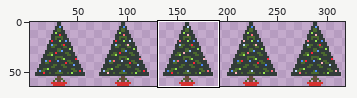
File history of a pixel-art file, assets/tree/tree_animation.aseprite. Above: a wide view before the commit, with the close-up outlined.
Close-up. Earlier state:
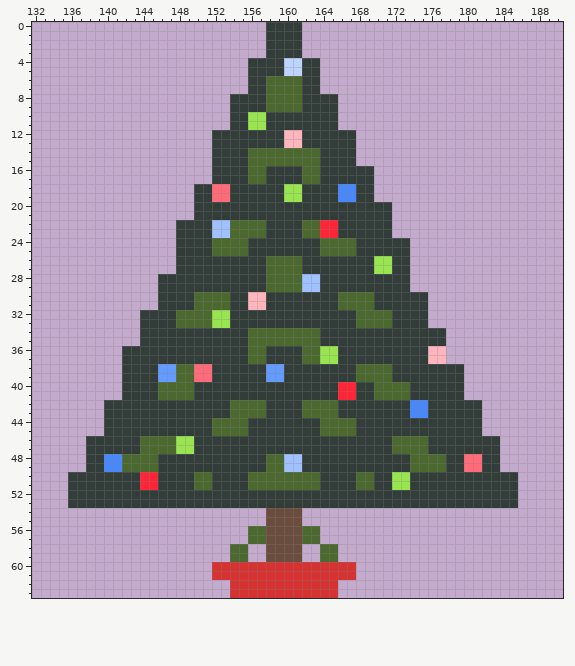
320x64 pixels, 1 frame. Shown: x 132..190, y 0..63. The wide view leaves out empty margins. The commit also changed other parts of the picture, which this record leaves out.
After the commit:
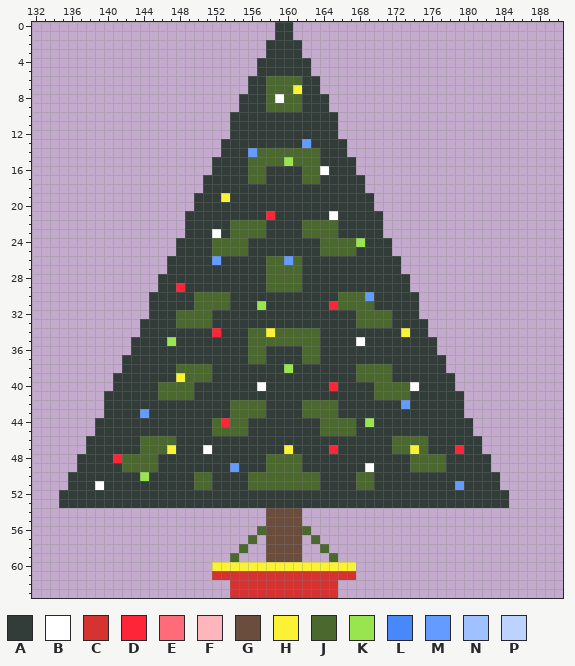
Palette (. is transparent): A #323c39  B #ffffff  C #d63232  D #ff2539  E #ff6b79  F #ffb5bc  G #6b4d3e  H #fbf236  J #4b692f  K #99e550  L #4888fa  M #639bff  N #9fc1ff  P #bcd4ff
Edits made:
layer "Layer 2" added
--- layers "Layer 2", "Layer 1"
@@ x 132..190 @@
- 0 ..........................AAAA.............................
- 1 ..........................AAAA.............................
+ 0 ...........................AA..............................
+ 1 ...........................AA..............................
  2 ..........................AAAA.............................
  3 ..........................AAAA.............................
- 4 ........................AAAAPPAA...........................
- 5 ........................AAAAPPAA...........................
+ 4 .........................AAAAAA............................
+ 5 .........................AAAAAA............................
  6 ........................AAJJJJAA...........................
- 7 ........................AAJJJJAA...........................
- 8 ......................AAAAJJJJAAAA.........................
- 9 ......................AAAAJJJJAAAA.........................
-10 ......................AAKKAAAAAAAA.........................
-11 ......................AAKKAAAAAAAA.........................
-12 ....................AAAAAAAAFFAAAAAA.......................
-13 ....................AAAAAAAAFFAAAAAA.......................
-14 ....................AAAAJJJJJJJJAAAA.......................
-15 ....................AAAAJJJJJJJJAAAA.......................
-16 ....................AAAAJJAAAAJJAAAAAA.....................
-17 ....................AAAAJJAAAAJJAAAAAA.....................
-18 ..................AAEEAAAAAAKKAAAALLAA.....................
-19 ..................AAEEAAAAAAKKAAAALLAA.....................
-20 ..................AAAAAAAAAAAAAAAAAAAAAA...................
-21 ..................AAAAAAAAAAAAAAAAAAAAAA...................
-22 ................AAAANNJJJJAAAAJJDDAAAAAA...................
-23 ................AAAANNJJJJAAAAJJDDAAAAAA...................
-24 ................AAAAJJJJAAAAAAAAJJJJAAAAAA.................
-25 ................AAAAJJJJAAAAAAAAJJJJAAAAAA.................
-26 ................AAAAAAAAAAJJJJAAAAAAAAKKAA.................
-27 ................AAAAAAAAAAJJJJAAAAAAAAKKAA.................
-28 ..............AAAAAAAAAAAAJJJJNNAAAAAAAAAA.................
-29 ..............AAAAAAAAAAAAJJJJNNAAAAAAAAAA.................
-30 ..............AAAAJJJJAAFFAAAAAAAAJJJJAAAAAA...............
-31 ..............AAAAJJJJAAFFAAAAAAAAJJJJAAAAAA...............
-32 ............AAAAJJJJKKAAAAAAAAAAAAAAJJJJAAAA...............
-33 ............AAAAJJJJKKAAAAAAAAAAAAAAJJJJAAAA...............
-34 ............AAAAAAAAAAAAJJJJJJJJAAAAAAAAAAAAAA.............
-35 ............AAAAAAAAAAAAJJJJJJJJAAAAAAAAAAAAAA.............
-36 ..........AAAAAAAAAAAAAAJJAAAAJJKKAAAAAAAAAAFF.............
-37 ..........AAAAAAAAAAAAAAJJAAAAJJKKAAAAAAAAAAFF.............
-38 ..........AAAAMMJJEEAAAAAAMMAAAAAAAAJJJJAAAAAAAA...........
-39 ..........AAAAMMJJEEAAAAAAMMAAAAAAAAJJJJAAAAAAAA...........
-40 ..........AAAAJJJJAAAAAAAAAAAAAAAADDAAJJJJAAAAAA...........
-41 ..........AAAAJJJJAAAAAAAAAAAAAAAADDAAJJJJAAAAAA...........
-42 ........AAAAAAAAAAAAAAJJJJAAAAJJJJAAAAAAAALLAAAAAA.........
-43 ........AAAAAAAAAAAAAAJJJJAAAAJJJJAAAAAAAALLAAAAAA.........
-44 ........AAAAAAAAAAAAJJJJAAAAAAAAJJJJAAAAAAAAAAAAAA.........
-45 ........AAAAAAAAAAAAJJJJAAAAAAAAJJJJAAAAAAAAAAAAAA.........
-46 ......AAAAAAJJJJKKAAAAAAAAAAAAAAAAAAAAAAJJJJAAAAAAAA.......
-47 ......AAAAAAJJJJKKAAAAAAAAAAAAAAAAAAAAAAJJJJAAAAAAAA.......
-48 ......AALLJJJJAAAAAAAAAAAAJJNNAAAAAAAAAAAAJJJJAAEEAA.......
-49 ......AALLJJJJAAAAAAAAAAAAJJNNAAAAAAAAAAAAJJJJAAEEAA.......
-50 ....AAAAAAAADDAAAAJJAAAAJJJJJJJJAAAAJJAAKKAAAAAAAAAAAA.....
-51 ....AAAAAAAADDAAAAJJAAAAJJJJJJJJAAAAJJAAKKAAAAAAAAAAAA.....
-52 ....AAAAAAAAAAAAAAAAAAAAAAAAAAAAAAAAAAAAAAAAAAAAAAAAAA.....
-53 ....AAAAAAAAAAAAAAAAAAAAAAAAAAAAAAAAAAAAAAAAAAAAAAAAAA.....
+ 7 ........................AAJJJHAA...........................
+ 8 .......................AAAJBJJAAA..........................
+ 9 .......................AAAJJJJAAA..........................
+10 ......................AAAAAAAAAAAA.........................
+11 ......................AAAAAAAAAAAA.........................
+12 ......................AAAAAAAAAAAA.........................
+13 .....................AAAAAAAAAMAAAA........................
+14 .....................AAAMJJJJJJJAAA........................
+15 ....................AAAAJJJJKJJJAAAA.......................
+16 ....................AAAAJJAAAAJJBAAA.......................
+17 ...................AAAAAJJAAAAJJAAAAA......................
+18 ...................AAAAAAAAAAAAAAAAAA......................
+19 ..................AAAHAAAAAAAAAAAAAAAA.....................
+20 ..................AAAAAAAAAAAAAAAAAAAA.....................
+21 .................AAAAAAAAADAAAAAABAAAAA....................
+22 .................AAAAAJJJJAAAAJJJJAAAAA....................
+23 .................AAABAJJJJAAAAJJJJAAAAA....................
+24 ................AAAAJJJJAAAAAAAAJJJJKAAA...................
+25 ................AAAAJJJJAAAAAAAAJJJJAAAA...................
+26 ...............AAAAAMAAAAAJJMJAAAAAAAAAAA..................
+27 ...............AAAAAAAAAAAJJJJAAAAAAAAAAA..................
+28 ..............AAAAAAAAAAAAJJJJAAAAAAAAAAAA.................
+29 ..............AADAAAAAAAAAJJJJAAAAAAAAAAAA.................
+30 .............AAAAAJJJJAAAAAAAAAAAAJJJMAAAAA................
+31 .............AAAAAJJJJAAAKAAAAAAADJJJJAAAAA................
+32 .............AAAJJJJAAAAAAAAAAAAAAAAJJJJAAA................
+33 ............AAAAJJJJAAAAAAAAAAAAAAAAJJJJAAAA...............
+34 ............AAAAAAAADAAAJJHJJJJJAAAAAAAAAHAA...............
+35 ...........AAAAKAAAAAAAAJJJJJJJJAAAABAAAAAAAA..............
+36 ...........AAAAAAAAAAAAAJJAAAAJJAAAAAAAAAAAAA..............
+37 ..........AAAAAAAAAAAAAAJJAAAAJJAAAAAAAAAAAAAA.............
+38 ..........AAAAAAJJJJAAAAAAAAKAAAAAAAJJJJAAAAAA.............
+39 .........AAAAAAAHJJJAAAAAAAAAAAAAAAAJJJJAAAAAAA............
+40 .........AAAAAJJJJAAAAAAABAAAAAAADAAAAJJJJBAAAA............
+41 ........AAAAAAJJJJAAAAAAAAAAAAAAAAAAAAJJJJAAAAAA...........
+42 ........AAAAAAAAAAAAAAJJJJAAAAJJJJAAAAAAAMAAAAAA...........
+43 ........AAAAMAAAAAAAAAJJJJAAAAJJJJAAAAAAAAAAAAAA...........
+44 .......AAAAAAAAAAAAAJDJJAAAAAAAAJJJJAKAAAAAAAAAAA..........
+45 .......AAAAAAAAAAAAAJJJJAAAAAAAAJJJJAAAAAAAAAAAAA..........
+46 ......AAAAAAJJJJAAAAAAAAAAAAAAAAAAAAAAAAJJJJAAAAAA.........
+47 ......AAAAAAJJJHAAABAAAAAAAAHAAAADAAAAAAJJHJAAADAA.........
+48 .....AAAADJJJJAAAAAAAAAAAAJJJJAAAAAAAAAAAAJJJJAAAAA........
+49 .....AAAAAJJJJAAAAAAAAMAAAJJJJAAAAAAABAAAAJJJJAAAAA........
+50 ....AAAAAAAAKAAAAAJJAAAAJJJJJJJJAAAAJJAAAAAAAAAAAAAA.......
+51 ....AAABAAAAAAAAAAJJAAAAJJJJJJJJAAAAJJAAAAAAAAAMAAAA.......
+52 ...AAAAAAAAAAAAAAAAAAAAAAAAAAAAAAAAAAAAAAAAAAAAAAAAAA......
+53 ...AAAAAAAAAAAAAAAAAAAAAAAAAAAAAAAAAAAAAAAAAAAAAAAAAA......
 54 ..........................GGGG.............................
 55 ..........................GGGG.............................
-56 ........................JJGGGGJJ...........................
-57 ........................JJGGGGJJ...........................
-58 ......................JJ..GGGG..JJ.........................
-59 ......................JJ..GGGG..JJ.........................
-60 ....................CCCCCCCCCCCCCCCC.......................
+56 .........................JGGGGJ............................
+57 ........................J.GGGG.J...........................
+58 .......................J..GGGG..J..........................
+59 ......................J...GGGG...J.........................
+60 ....................HHHHHHHHHHHHHHHH.......................
 61 ....................CCCCCCCCCCCCCCCC.......................
